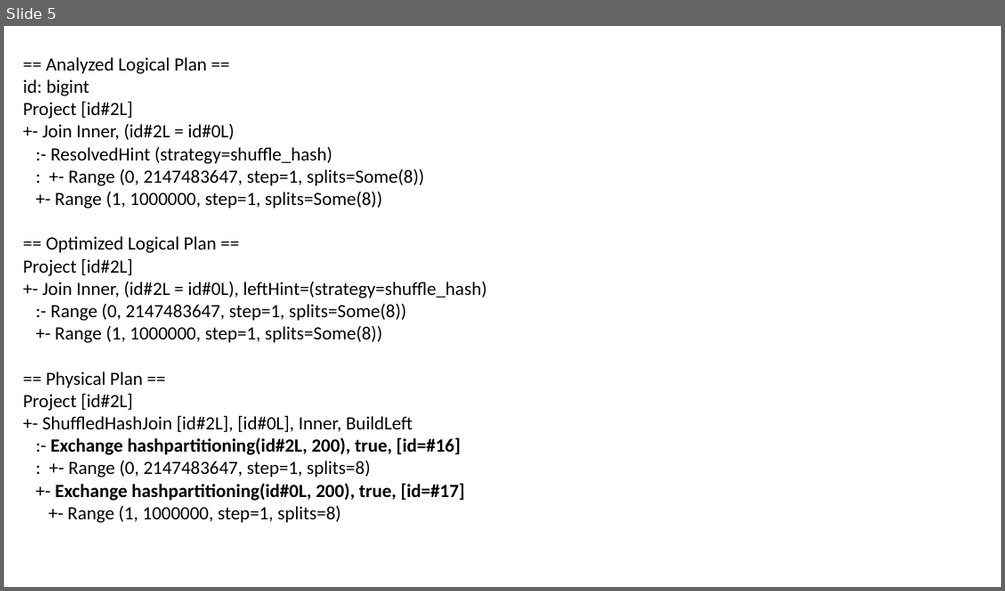
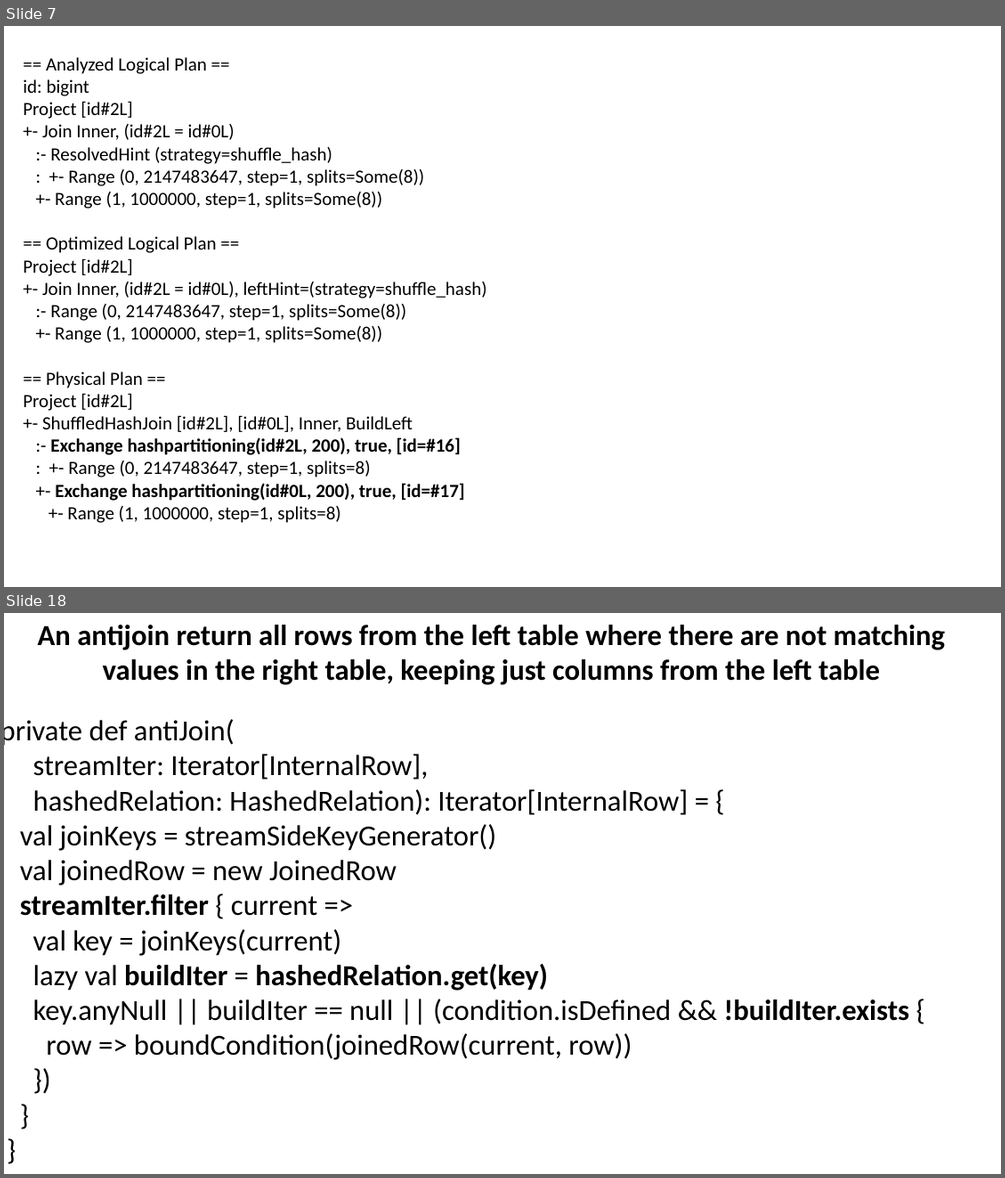
Before and after one commit to nkudinov/apache_spark_pptx, a slide deck: Spark_join4.pptx. Shown one above the other, each under a label of ours: slide 5 before the commit, slides 7 and 18 after it; the slides between them are not shown. The pictures are 1005x591 and 1005x1178 pixels, drawn with LibreOffice and Linux fonts; fonts in the diff are those of the drawing. Boxes give left, top, right and bottom in pixels: in the first picture for what was removed or moved away, otherwise in the second. Text is boxed around its words. In the diff, an @@ line names an element or a change of style, - is before the commit and + after.

Commit message:
change join4

```diff
--- a/Spark_join4.pptx
+++ b/Spark_join4.pptx
@@ slide 18 added at (4, 613, 1001, 1174), background #FFFFFF @@
@@ text added at (38, 625, 945, 685), 28 pt, text #000000, bold @@
+An antijoin return all rows from the left table where there are not matching values in the right table, keeping just columns from the left table
@@ text added at (4, 719, 909, 1060), 28 pt, text #000000 @@
+private def antiJoin(
+streamIter: Iterator[InternalRow],
+hashedRelation: HashedRelation): Iterator[InternalRow] = {
+val joinKeys = streamSideKeyGenerator()
+val joinedRow = new JoinedRow
+streamIter.filter { current =>
+val key = joinKeys(current)
+lazy val buildIter = hashedRelation.get(key)
+key.anyNull || buildIter == null || (condition.isDefined && !buildIter.exists {
+row => boundCondition(joinedRow(current, row))
+})
+}
+}
@@ what was slide 5 is now slide 7 @@
```
Also in this commit, not shown: 3 slides changed, 11 other slides added.
